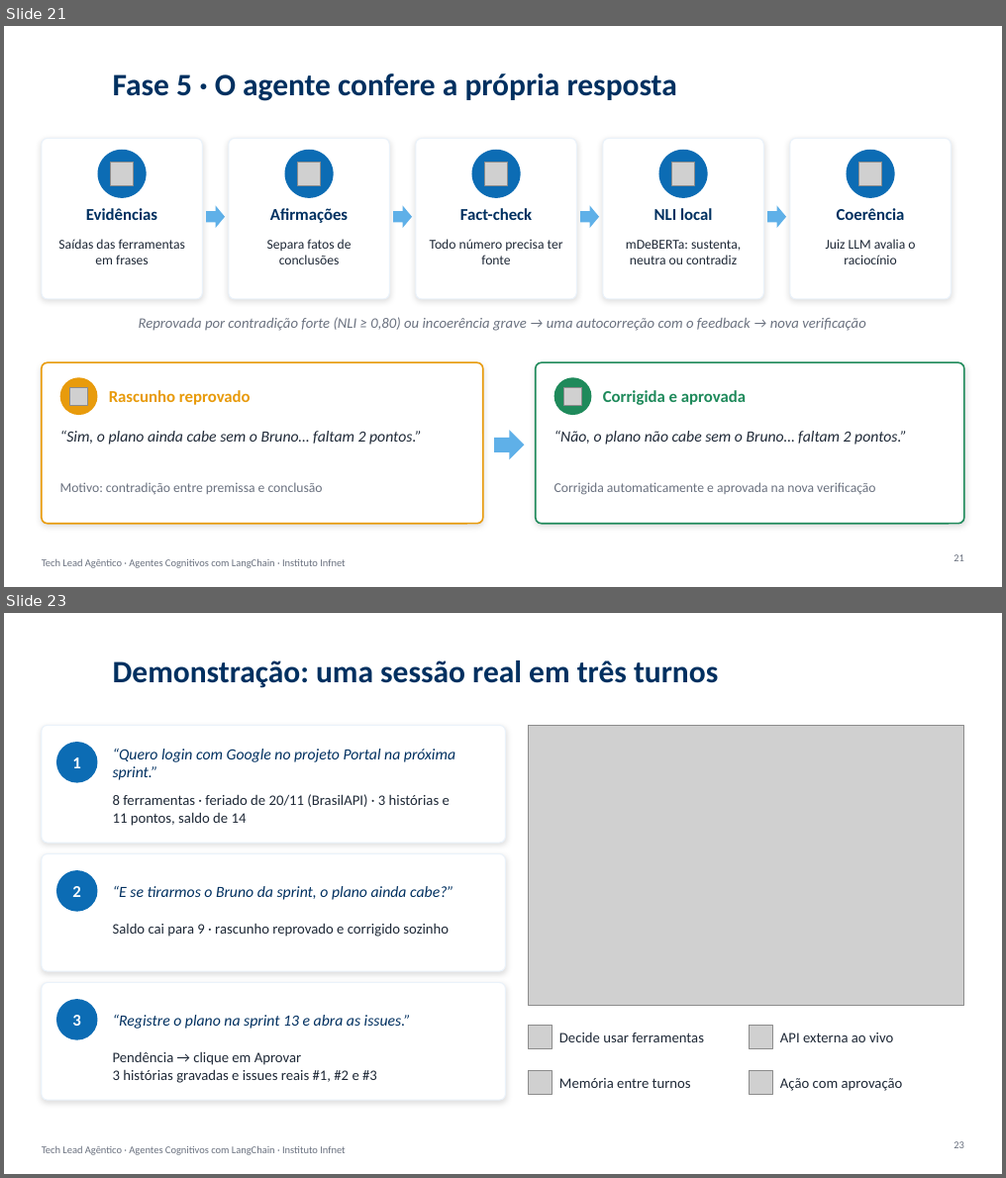
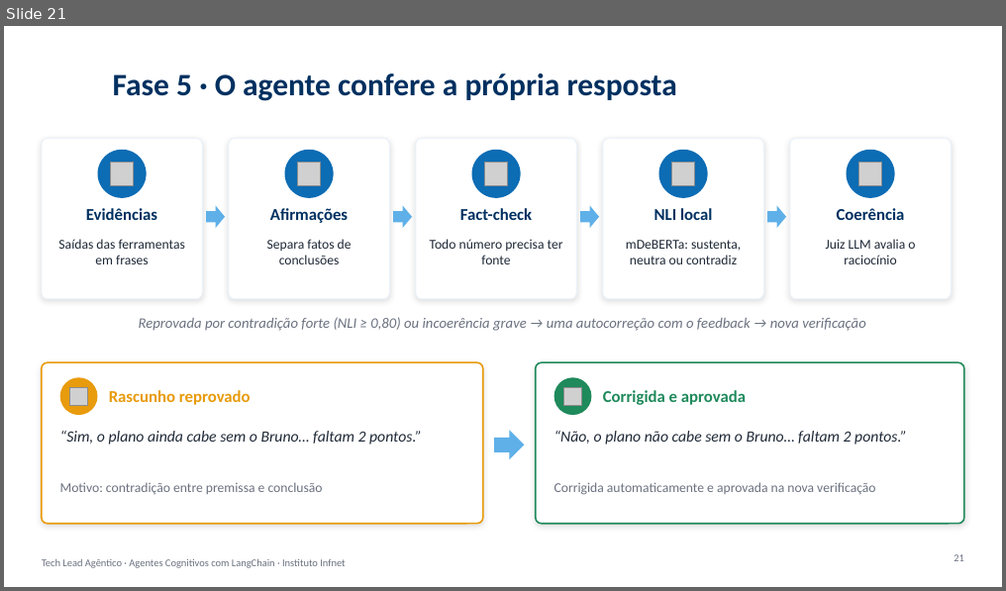
Before and after one commit to DriccoC/tech-lead-agentico, a slide deck: relatorio/apresentacao_tech_lead_agentico.pptx. Shown one above the other, each under a label of ours: slides 21 and 23 before the commit, slide 21 after it; the slides between them are not shown. The pictures are 1006x1178 and 1006x591 pixels, drawn with LibreOffice and Linux fonts; fonts in the diff are those of the drawing; grey boxes stand for pictures; background and template pictures are left out. Boxes give left, top, right and bottom in pixels: in the first picture for what was removed or moved away, otherwise in the second. Text is boxed around its words. In the diff, an @@ line names an element or a change of style, - is before the commit and + after.

```diff
--- a/relatorio/apresentacao_tech_lead_agentico.pptx
+++ b/relatorio/apresentacao_tech_lead_agentico.pptx
@@ slide 23 removed at (4, 613, 1002, 1174), background #FFFFFF; not listed: 1 template element that a slide beside it also shows @@
@@ title removed at (113, 661, 718, 688) @@
-Demonstração: uma sessão real em três turnos
@@ rounded rectangle removed at (42, 725, 506, 843) @@
@@ picture removed at (528, 725, 964, 1006) @@
@@ ellipse removed at (56, 742, 98, 783) @@
@@ text removed at (72, 758, 80, 768) @@
-1
@@ text removed at (113, 749, 455, 780) @@
-“Quero login com Google no projeto Portal na próxima sprint.”
@@ text removed at (113, 794, 450, 826) @@
-8 ferramentas · feriado de 20/11 (BrasilAPI) · 3 histórias e 11 pontos, saldo de 14
@@ rounded rectangle removed at (42, 854, 506, 971) @@
@@ ellipse removed at (56, 870, 98, 912) @@
@@ text removed at (72, 886, 80, 897) @@
-2
@@ text removed at (113, 886, 453, 900) @@
-“E se tirarmos o Bruno da sprint, o plano ainda cabe?”
@@ text removed at (113, 923, 449, 937) @@
-Saldo cai para 9 · rascunho reprovado e corrigido sozinho
@@ rounded rectangle removed at (42, 983, 506, 1100) @@
@@ ellipse removed at (56, 999, 98, 1041) @@
@@ text removed at (72, 1015, 80, 1026) @@
-3
@@ text removed at (113, 1015, 411, 1029) @@
-“Registre o plano na sprint 13 e abra as issues.”
@@ picture removed at (528, 1026, 552, 1050) @@
@@ picture removed at (748, 1026, 773, 1050) @@
@@ text removed at (113, 1052, 377, 1083) @@
-Pendência → clique em Aprovar
-3 histórias gravadas e issues reais #1, #2 e #3
@@ text removed at (559, 1032, 704, 1043) @@
-Decide usar ferramentas
@@ text removed at (780, 1033, 893, 1043) @@
-API externa ao vivo
@@ picture removed at (528, 1070, 552, 1094) @@
@@ text removed at (559, 1078, 691, 1088) @@
-Memória entre turnos
@@ picture removed at (748, 1070, 773, 1094) @@
@@ text removed at (780, 1078, 903, 1091) @@
-Ação com aprovação
@@ page number removed at (953, 1142, 964, 1149) @@
-23
```
Also in this commit, not shown: 1 slide changed, 1 other slide removed.
